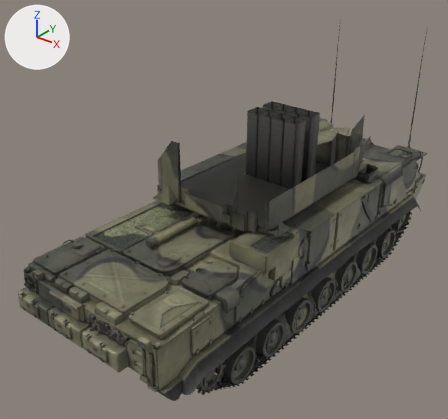
The glTF model fortuna-bot-web/games/airdef/models/tor.glb as it was, and as the next commit left it.
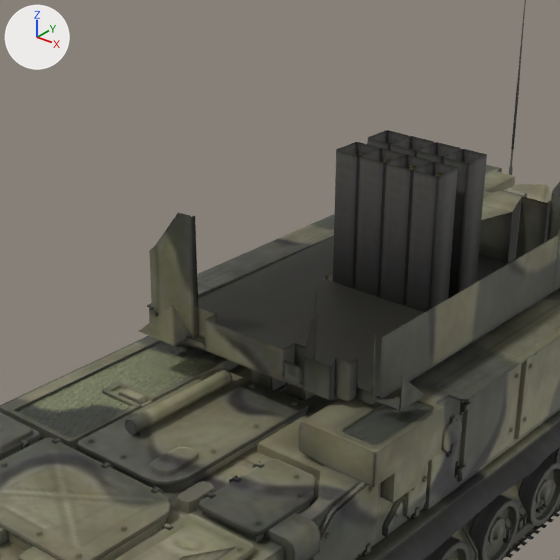
Each version is shown whole from a 50 mm camera at (6.2, -8.8, 6.94) aimed at (-0.35, -0.61, 1.86), then close up on the part from 19% to 79% of the width and 9% to 74% of the height. Every picture has the same lights, and +X, +Y and +Z are marked at upper left. The first two pictures are the older version.

The older version as bpy lines, for what is in view:
```python
me_body_625cab9_dds = bpy.data.meshes.new('body|625cab9_dds')
me_body_625cab9_dds.from_pydata(...)  # 27 vertices, 13 faces; spans x -1.54..1.55, y -2.93..2.53, z 1.26..2.29
me_body_625cab9_dds.materials.append(mat_625cab9_dds)
me_body_db25e93_dds = bpy.data.meshes.new('body|db25e93_dds')
me_body_db25e93_dds.from_pydata(...)  # 14798 vertices, 25668 faces; spans x -1.81..1.81, y -4.43..4.43, z 0.01..4.78
me_body_db25e93_dds.materials.append(mat_db25e93_dds)  # picture img_image_2
me_turret_db25e93_dds = bpy.data.meshes.new('turret|db25e93_dds')
me_turret_db25e93_dds.from_pydata(...)  # 7698 vertices, 12396 faces; spans x -1.57..1.57, y -3.74..3.25, z 0.0..1.32
me_turret_db25e93_dds.materials.append(mat_db25e93_dds_001)  # picture img_image_2
ob_body_625cab9_dds = bpy.data.objects.new('body|625cab9_dds', me_body_625cab9_dds)
ob_body_625cab9_dds.location = (0.0, 0.0, 0.0)
ob_body_db25e93_dds = bpy.data.objects.new('body|db25e93_dds', me_body_db25e93_dds)
ob_body_db25e93_dds.location = (0.0, 0.0, 0.0)
ob_turret_db25e93_dds = bpy.data.objects.new('turret|db25e93_dds', me_turret_db25e93_dds)
ob_turret_db25e93_dds.location = (0.0, 0.0, 0.0)
```
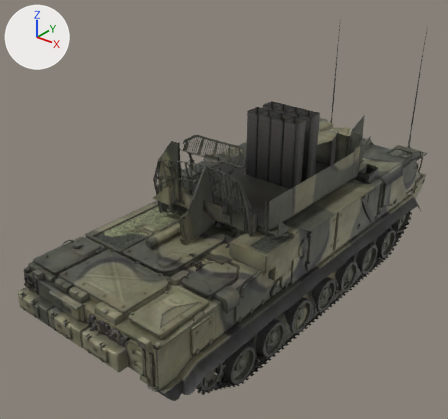
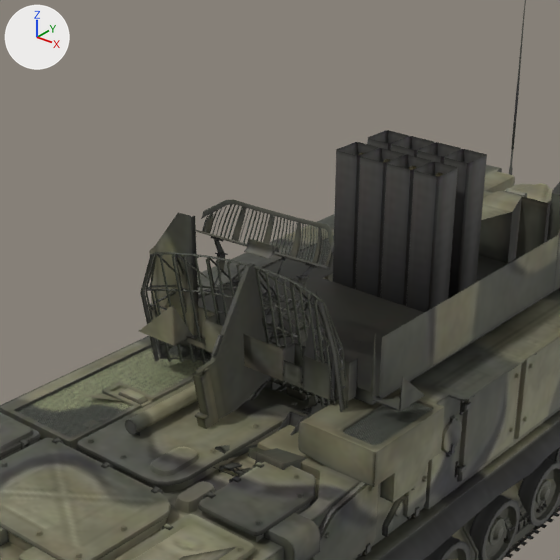
Location of each change, (x1, y1, x2, y2) in pixels of the close-ups (560 x 560 px):
'radar|db25e93_dds', added
    after: (80, 199, 347, 478)
'radar|625cab9_dds', added
    after: (154, 204, 335, 409)

What changed in the scene script:
```text
Add mat_db25e93_dds_002:
    mat_db25e93_dds_002 = principled_material('db25e93_dds.002')
    mat_db25e93_dds_002.texture = img_image_2
    mat_db25e93_dds_002.metallic = 0.3
    mat_db25e93_dds_002.roughness = 0.6
Add mat_625cab9_dds_002:
    mat_625cab9_dds_002 = bpy.data.materials.new('625cab9_dds.002')
    # uses the picture img_image_0
Add me_radar_db25e93_dds:
    me_radar_db25e93_dds.from_pydata(...)  # 3186 vertices, 4780 faces; spans x -1.08..1.2, y -2.52..-0.94, z 0.92..3.46
    me_radar_db25e93_dds.materials.append(mat_db25e93_dds_002)  # picture img_image_2
Add me_radar_625cab9_dds:
    me_radar_625cab9_dds.from_pydata(...)  # 136 vertices, 112 faces; spans x -1.04..1.02, y -1.75..-0.97, z 1.96..3.42
    me_radar_625cab9_dds.materials.append(mat_625cab9_dds_002)
Add ob_radar_db25e93_dds:
    ob_radar_db25e93_dds = bpy.data.objects.new('radar|db25e93_dds', me_radar_db25e93_dds)
    ob_radar_db25e93_dds.location = (0.0, 0.0, 0.0)
Add ob_radar_625cab9_dds:
    ob_radar_625cab9_dds = bpy.data.objects.new('radar|625cab9_dds', me_radar_625cab9_dds)
    ob_radar_625cab9_dds.location = (0.0, 0.0, 0.0)
```
